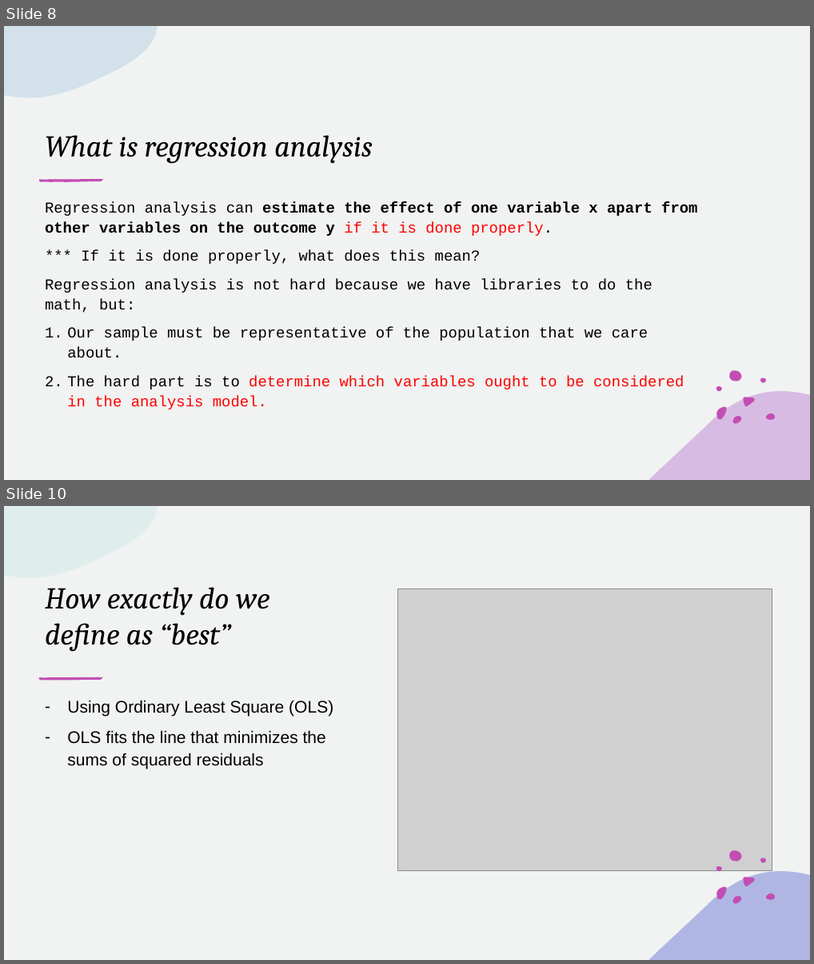
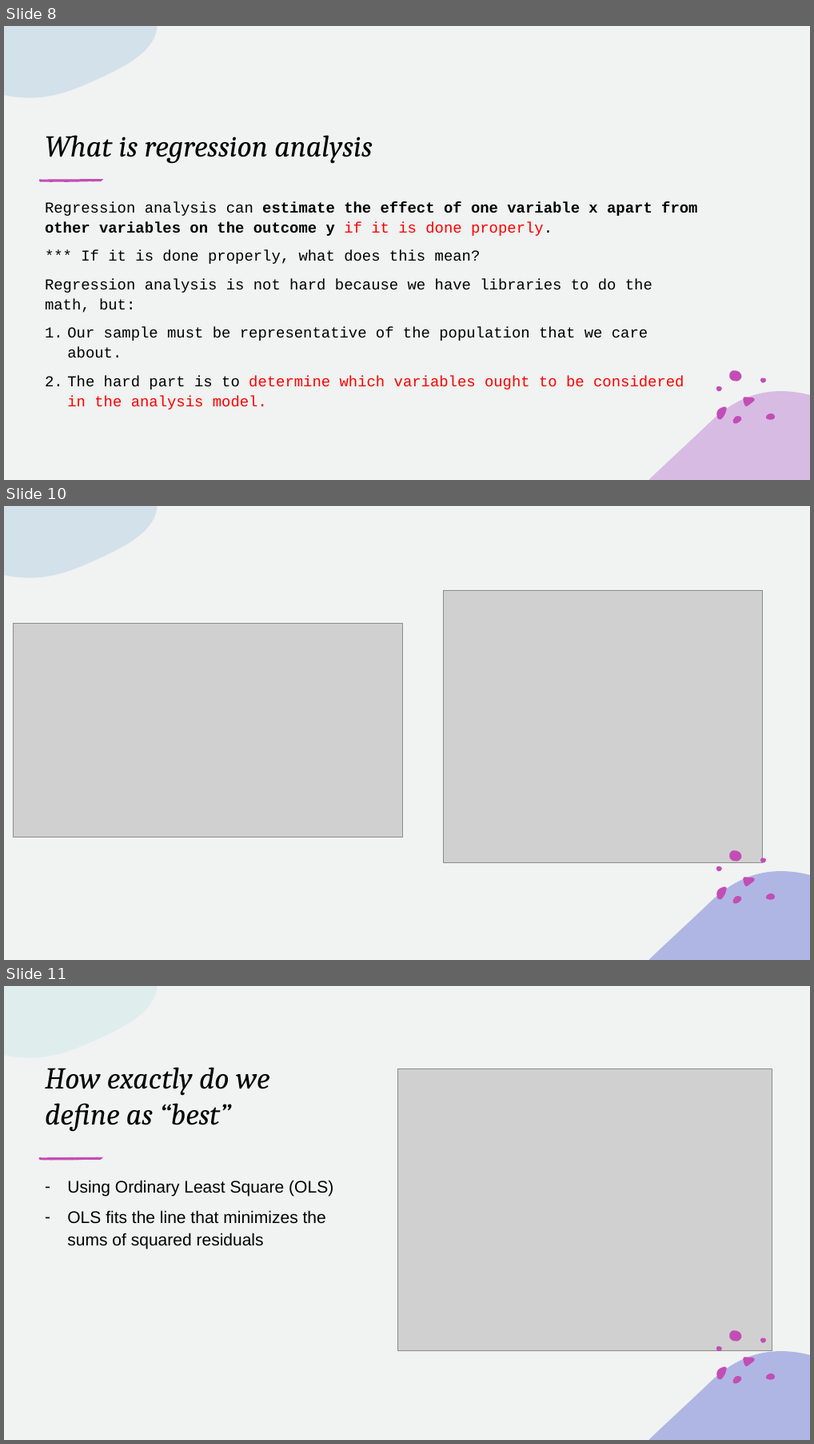
Before and after one commit to tnguyen7s/ai-cloud-club-semo, a slide deck: pp/regression01.pptx. Shown one above the other, each under a label of ours: slides 8 and 10 before the commit, slides 8, 10 and 11 after it; the slides between them are not shown. The pictures are 814x964 and 814x1444 pixels, drawn with LibreOffice and Linux fonts; fonts in the diff are those of the drawing; grey boxes stand for pictures. Boxes give left, top, right and bottom in pixels: in the first picture for what was removed or moved away, otherwise in the second. Text is boxed around its words. In the diff, an @@ line names an element or a change of style, - is before the commit and + after.

```diff
--- a/pp/regression01.pptx
+++ b/pp/regression01.pptx
@@ slide 10 added at (x1=4, y1=506, x2=810, y2=960), background #F0F3F1; not listed: 2 template elements that a slide beside it also shows @@
@@ rectangle added at (x1=4, y1=506, x2=810, y2=960), fill #F0F3F1 @@
@@ freeform shape added at (x1=4, y1=506, x2=157, y2=578), fill #B8D1E7 at 50% opacity @@
@@ picture added at (x1=444, y1=591, x2=763, y2=863) @@
@@ picture added at (x1=13, y1=624, x2=402, y2=837) @@
@@ freeform shape added at (x1=650, y1=871, x2=810, y2=960), fill #B0B6E3 @@
@@ group added at (x1=717, y1=850, x2=776, y2=904): 7 freeform shapes @@
@@ what was slide 10 is now slide 11 @@
```
Also in this commit, not shown: 4 slides changed, 1 other slide added, 1 other file.
